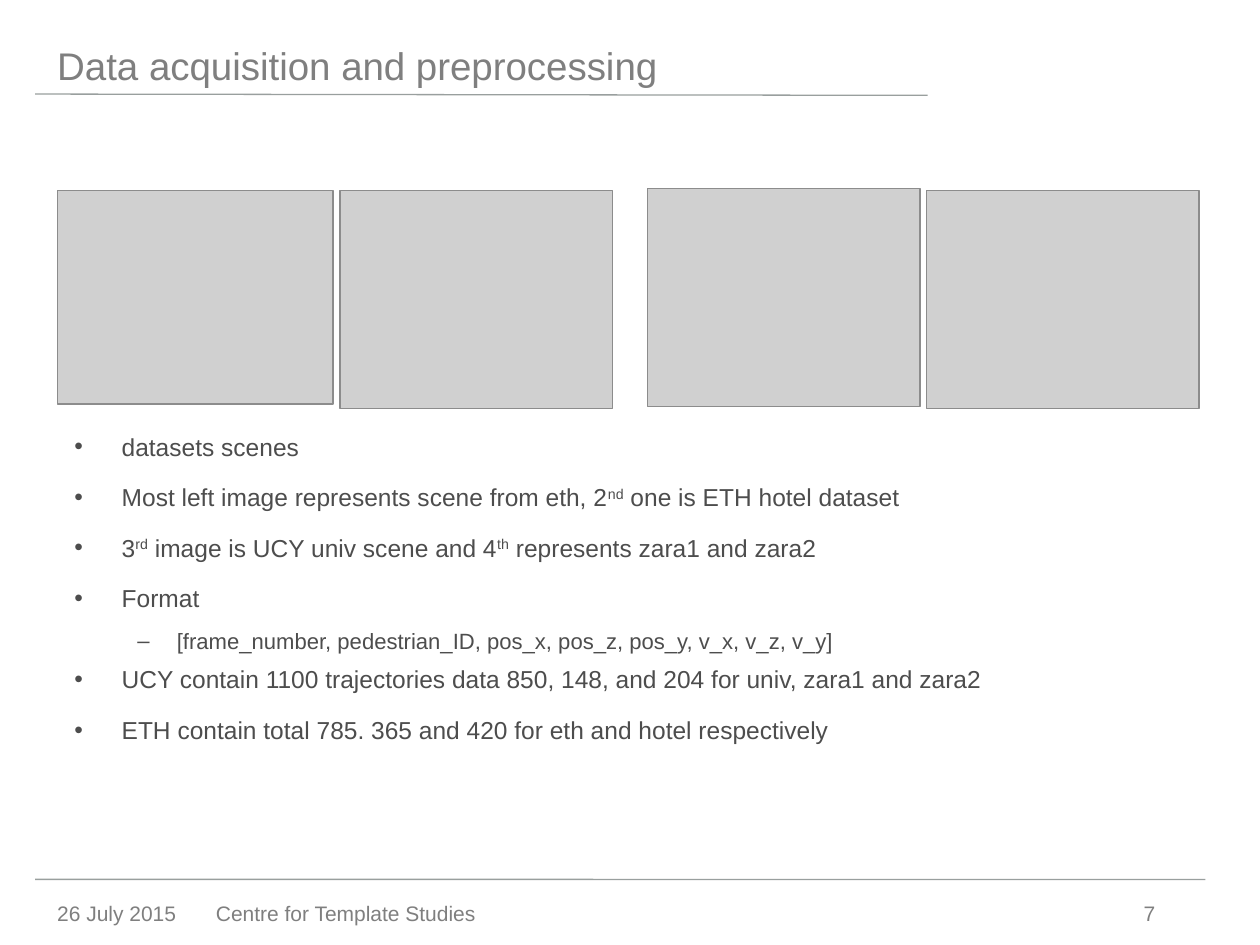
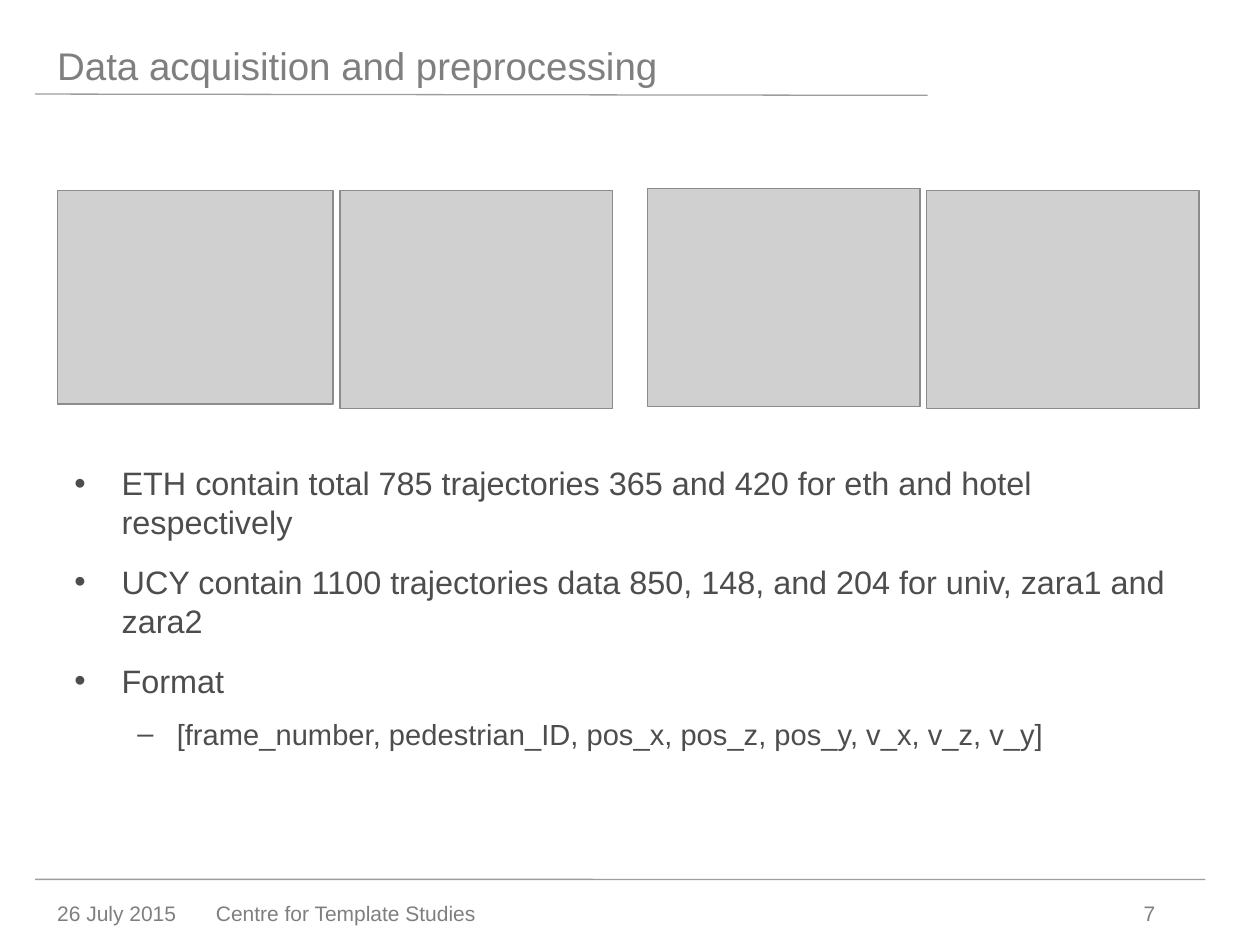
Before and after one commit to charlietianx/pedestrian-trajectory-pred, a slide deck: slide 7 of presentation/Team4_Presentation_phase1.pptx. Drawn at 1260x945 pixels with LibreOffice and Linux fonts; fonts in the diff are those of the drawing; grey boxes stand for pictures; background and template pictures are left out. Boxes give left, top, right and bottom in pixels: in the first picture for what was removed or moved away, otherwise in the second. Text is boxed around its words. In the diff, an @@ line names an element or a change of style, - is before the commit and + after.

```diff
--- a/presentation/Team4_Presentation_phase1.pptx
+++ b/presentation/Team4_Presentation_phase1.pptx
@@ text at (122, 471, 1165, 634): text changed; size 14 to 18.5 pt @@
-• datasets scenes
-• Most left image represents scene from eth, 2nd one is ETH hotel dataset
-• 3rd image is UCY univ scene and 4th represents zara1 and zara2
+• ETH contain total 785 trajectories 365 and 420 for eth and hotel respectively
+• UCY contain 1100 trajectories data 850, 148, and 204 for univ, zara1 and zara2
@@ text at (122, 670, 980, 744): paragraphs removed @@
-• UCY contain 1100 trajectories data 850, 148, and 204 for univ, zara1 and zara2
-• ETH contain total 785. 365 and 420 for eth and hotel respectively
@@ text at (122, 670, 1042, 750): size 14 to 18.5 pt in "Format"; size 12.6 to 16.6 pt in "[frame_number, pedestrian_ID, pos_x, pos_z, pos_y, v_x, v_z, ..." @@
```
Also in this commit, not shown: 1 other slide changed.
